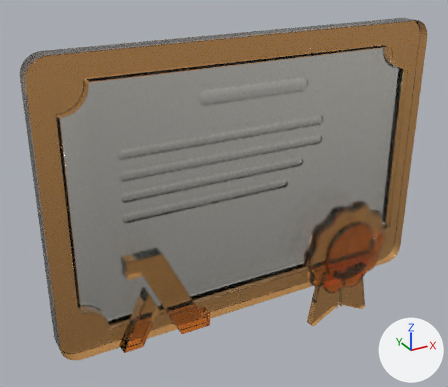
An edit to the glTF model deploycli/awsicons/models/aws/lambda-permission.glb, drawn before and after from the same camera.
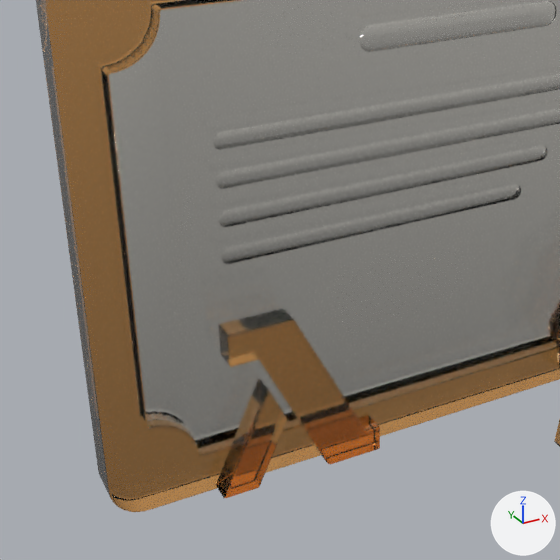
Old and new are each drawn whole from a 50 mm camera at (-3.18, -5.21, 4.14) aimed at (-0.27, 0.08, 1.49) and again close up on the part from 0% to 69% of the width and 20% to 100% of the height. Arrows for +X, +Y and +Z are at lower right; the lights stay in place. The first two pictures are the older version. Where no turn or scale is listed for an object, it has been applied to the vertices.

Script lines for the objects in view, before the commit:
```python
me_amber_certificate_frame = bpy.data.meshes.new('Amber certificate frame')
me_amber_certificate_frame.from_pydata(...)  # 3116 vertices, 6232 faces; spans x -2.2..2.2, y -0.14..0.1, z 0.13..3.15
me_amber_certificate_frame.materials.append(mat_mandarin_orange_glass)  # orange #ffbc6f
me_left_leg = bpy.data.meshes.new('Left leg')
me_left_leg.from_pydata(...)  # 152 vertices, 300 faces; spans x -0.496..-0.094, y -0.076..0.076, z -0.51..0.112
me_left_leg.materials.append(mat_mandarin_orange_glass)  # orange #ffbc6f
me_main_diagonal = bpy.data.meshes.new('Main diagonal')
me_main_diagonal.from_pydata(...)  # 304 vertices, 604 faces; spans x -0.408..0.484, y -0.076..0.076, z -0.51..0.51
me_main_diagonal.materials.append(mat_mandarin_orange_glass)  # orange #ffbc6f
ob_certificate_frame = bpy.data.objects.new('Certificate frame', me_amber_certificate_frame)
ob_certificate_frame.location = (0.0, 0.0, 0.0)
ob_lambda_left_leg = bpy.data.objects.new('Lambda left leg', me_left_leg)
ob_lambda_left_leg.location = (-1.114, -0.202, 0.665)
ob_lambda_main_diagonal = bpy.data.objects.new('Lambda main diagonal', me_main_diagonal)
ob_lambda_main_diagonal.location = (-1.114, -0.202, 0.665)
# also in view: 'Engraved glass plaque' at (0.0, 0.0, 1.64)
```
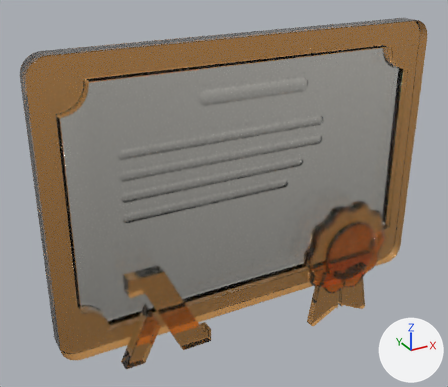
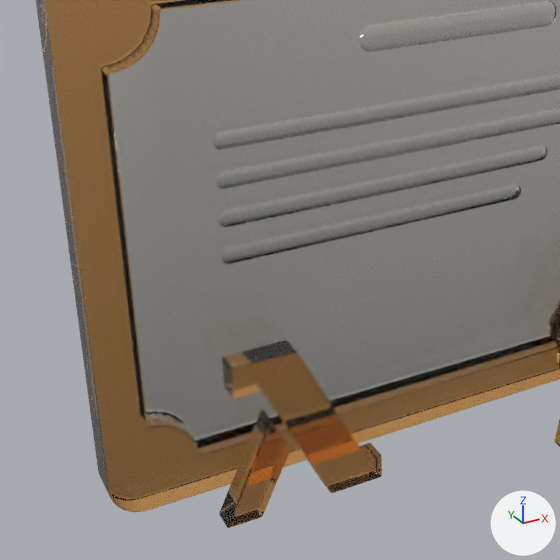
What differs and where, as boxes [x1, y1, x2, y2] in the close-ups (560 x 560 px):
'Lambda main diagonal', moved
    before: [219, 308, 380, 464]
    after: [222, 340, 382, 493]
'Lambda left leg', moved
    before: [216, 378, 287, 498]
    after: [219, 409, 290, 528]

Patch to the scene script:
```diff
--- a/deploycli/awsicons/models/aws/lambda-permission.glb.py
+++ b/deploycli/awsicons/models/aws/lambda-permission.glb.py
@@ ob_lambda_main_diagonal @@
 ob_lambda_main_diagonal = bpy.data.objects.new('Lambda main diagonal', me_main_diagonal)
-ob_lambda_main_diagonal.location = (-1.114, -0.202, 0.665)
+ob_lambda_main_diagonal.location = (-1.114, -0.223, 0.475)
@@ ob_lambda_left_leg @@
 ob_lambda_left_leg = bpy.data.objects.new('Lambda left leg', me_left_leg)
-ob_lambda_left_leg.location = (-1.114, -0.202, 0.665)
+ob_lambda_left_leg.location = (-1.114, -0.223, 0.475)
```
